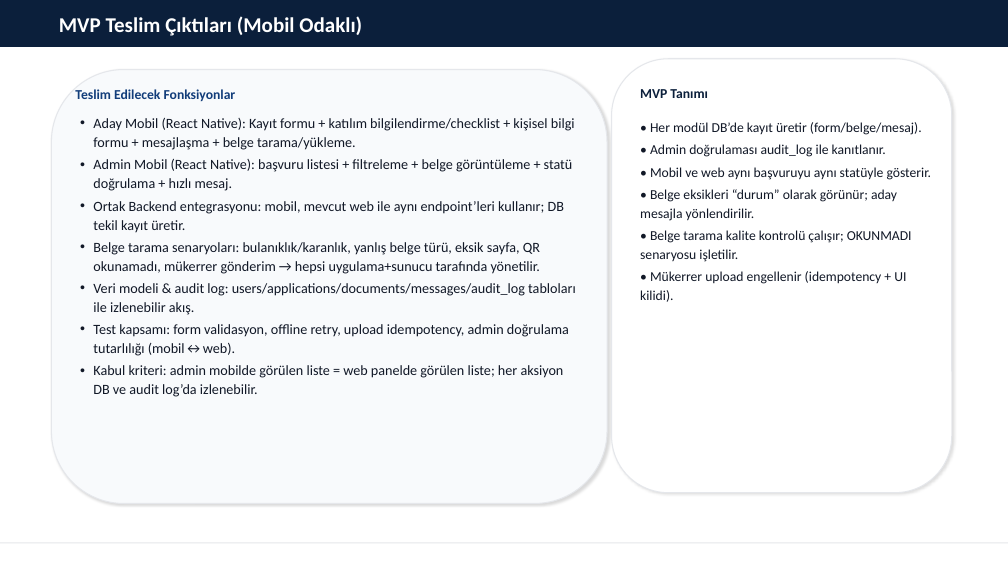
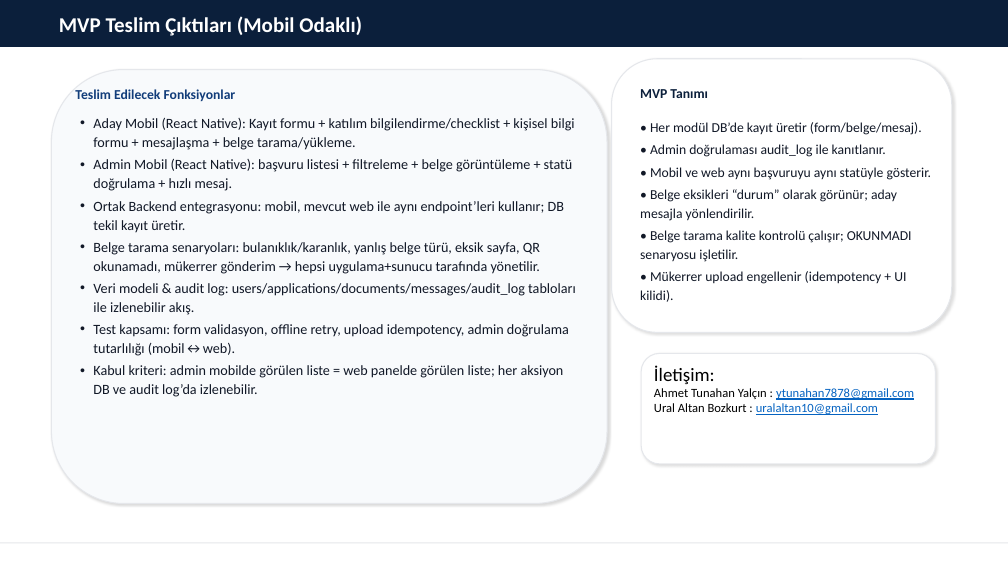
Before and after one commit to tunayalc/innoder, a slide deck: slide 18 of Mobil_Uygulama.pptx. Drawn at 1008x567 pixels with LibreOffice and Linux fonts; fonts in the diff are those of the drawing. Boxes give left, top, right and bottom in pixels: in the first picture for what was removed or moved away, otherwise in the second. Text is boxed around its words. In the diff, an @@ line names an element or a change of style, - is before the commit and + after.

```diff
--- a/Mobil_Uygulama.pptx
+++ b/Mobil_Uygulama.pptx
@@ rounded rectangle: place and size @@
-rounded rectangle at [612,59,952,493]
+rounded rectangle at [612,59,952,333]
@@ rounded rectangle added at [641,353,935,464], fill #FFFFFF, outline #E5E7EB 1 pt, 12 pt, text #000000 @@
+İletişim:
+Ahmet Tunahan Yalçın : ytunahan7878@gmail.com
+Ural Altan Bozkurt : uralaltan10@gmail.com
```
Also in this commit, not shown: 4 other slides changed, 40 other files.
